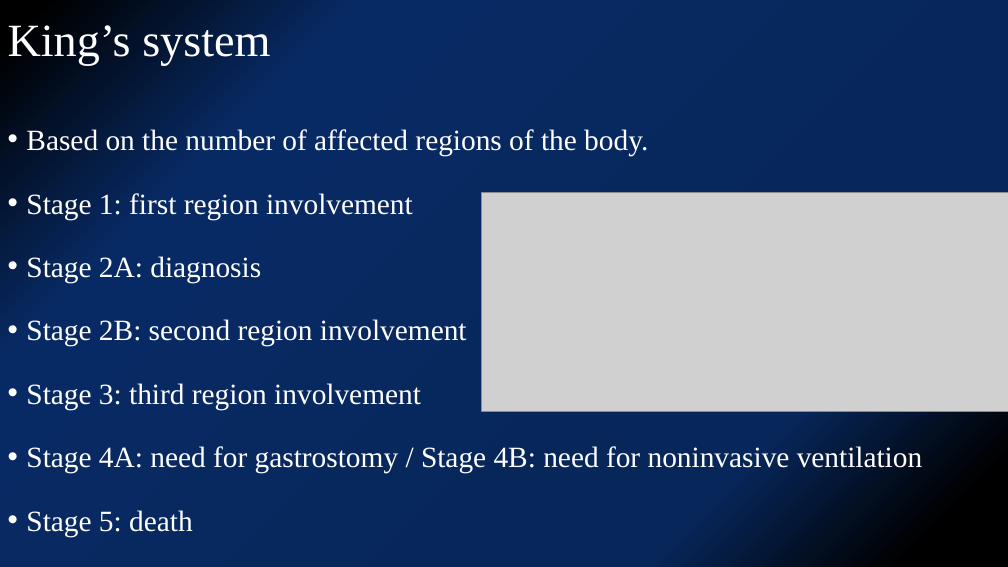
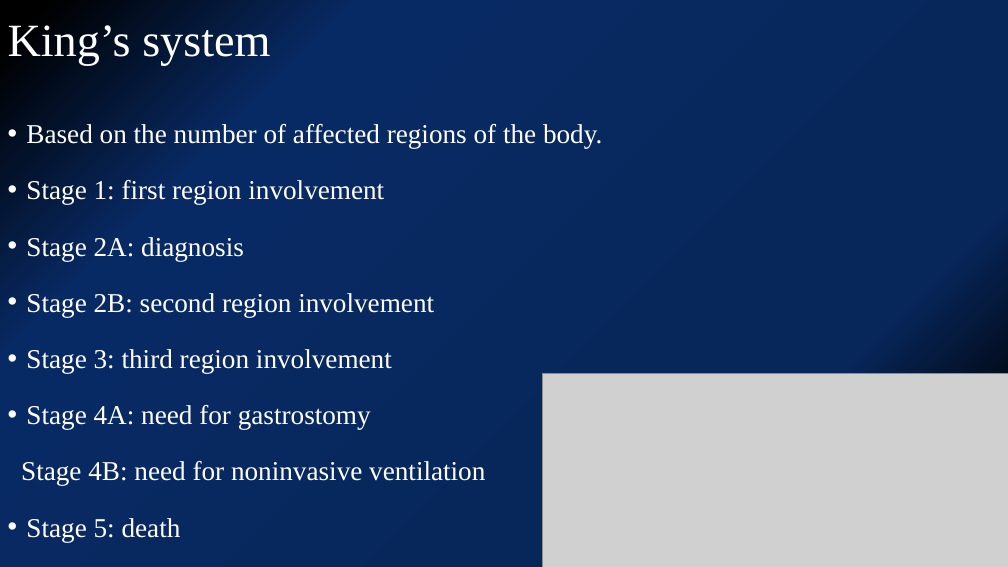
Before and after one commit to kjfdf/lecture, a slide deck: slide 5 of SNUH 심포지엄-유일한.pptx. Drawn at 1008x567 pixels with LibreOffice and Linux fonts; fonts in the diff are those of the drawing; grey boxes stand for pictures. Boxes give left, top, right and bottom in pixels: in the first picture for what was removed or moved away, otherwise in the second. Text is boxed around its words. In the diff, an @@ line names an element or a change of style, - is before the commit and + after.

```diff
--- a/SNUH 심포지엄-유일한.pptx
+++ b/SNUH 심포지엄-유일한.pptx
@@ text at [26, 124, 602, 542]: size 28 to 25.9 pt in "Based on the number of affected regions ...", "Stage 1: first region involvement", "Stage 2A: diagnosis", "Stage 2B: second region involvement" and 2 more places; line spacing 1.5 to 1.4 @@
@@ picture: place and size @@
-picture at [482, 192, 1008, 411]
+picture at [543, 374, 1008, 567]
@@ text at [21, 405, 485, 486]: text changed; size 28 to 25.9 pt @@
-• Stage 4A: need for gastrostomy / Stage 4B: need for noninvasive ventilation
+• Stage 4A: need for gastrostomy
+Stage 4B: need for noninvasive ventilation
```
